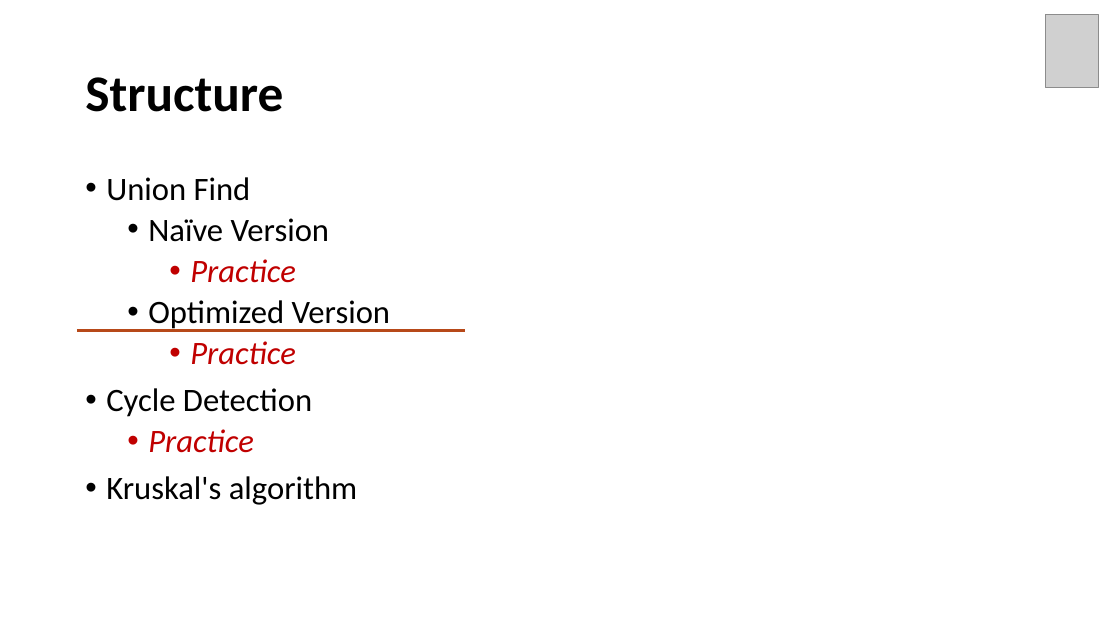
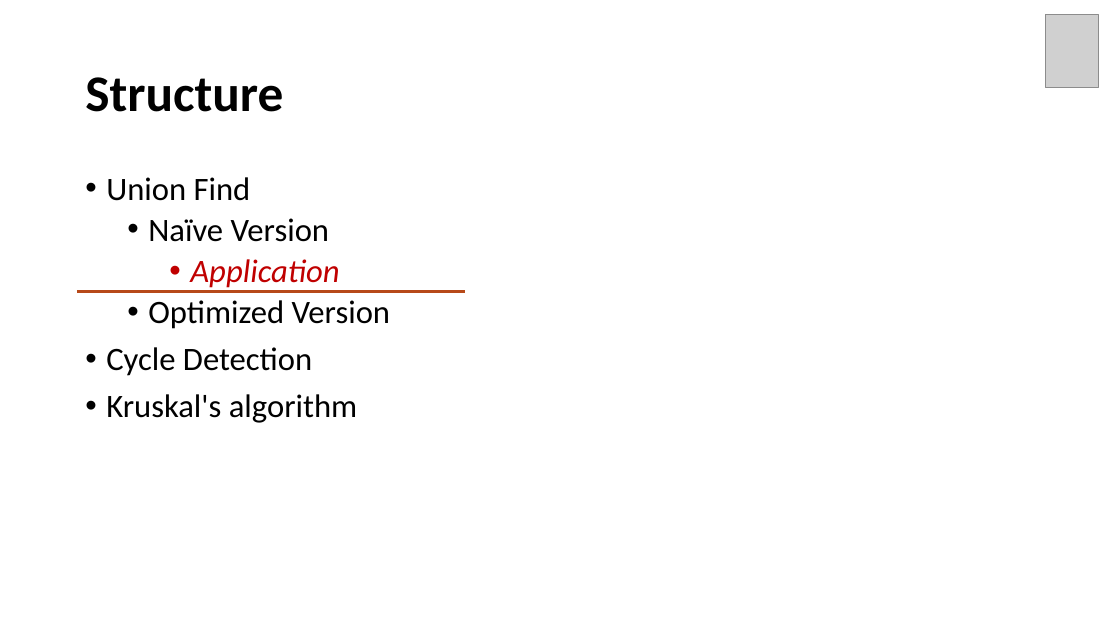
Before and after one commit to Neo-Hao/union-find, a slide deck: slide 3 of slides.pptx. Drawn at 1120x630 pixels with LibreOffice and Linux fonts; fonts in the diff are those of the drawing; grey boxes stand for pictures. Boxes give left, top, right and bottom in pixels: in the first picture for what was removed or moved away, otherwise in the second. Text is boxed around its words. In the diff, an @@ line names an element or a change of style, - is before the commit and + after.

```diff
--- a/slides.pptx
+++ b/slides.pptx
@@ text at [190, 259, 339, 288]: text changed @@
-    • Practice
+    • Application
@@ line moved from (77, 331) - (465, 331) to (77, 292) - (465, 292) @@
@@ text at [190, 341, 295, 365]: paragraph removed @@
-    • Practice
@@ text at [148, 429, 253, 453]: paragraph removed @@
-  • Practice
```
Also in this commit, not shown: 22 other slides changed, 9 slides added, 6 other files.
